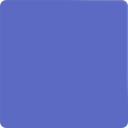
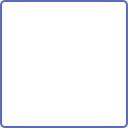
Layered file, before and after one edit (w=128, h=128). Changes by layer:
removed layer "Rounded Rectangle 1 copy" (was lighten, 15%) over 0, 0, 128, 128
painted on "Rounded Rectangle 1" over 0, 0, 128, 128
